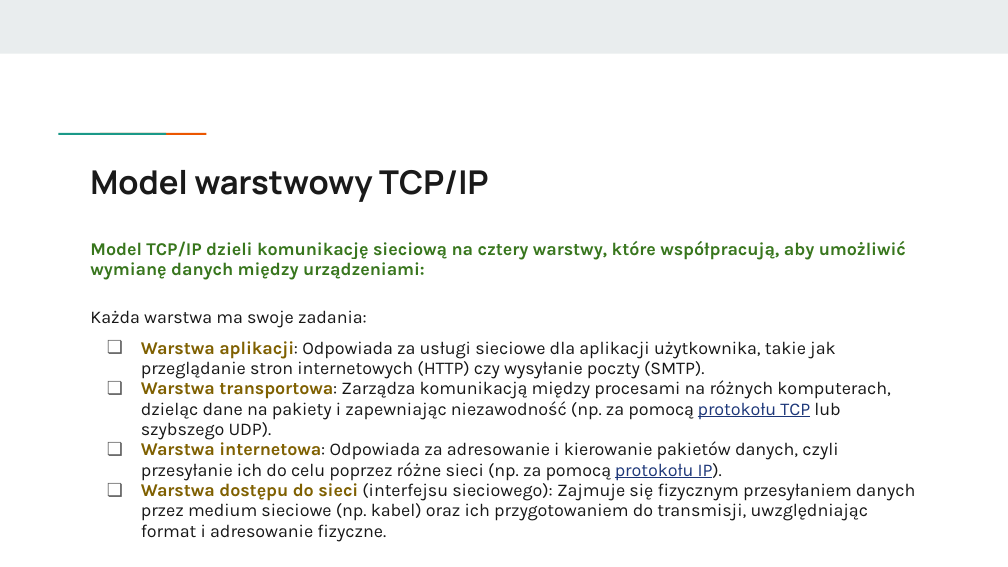
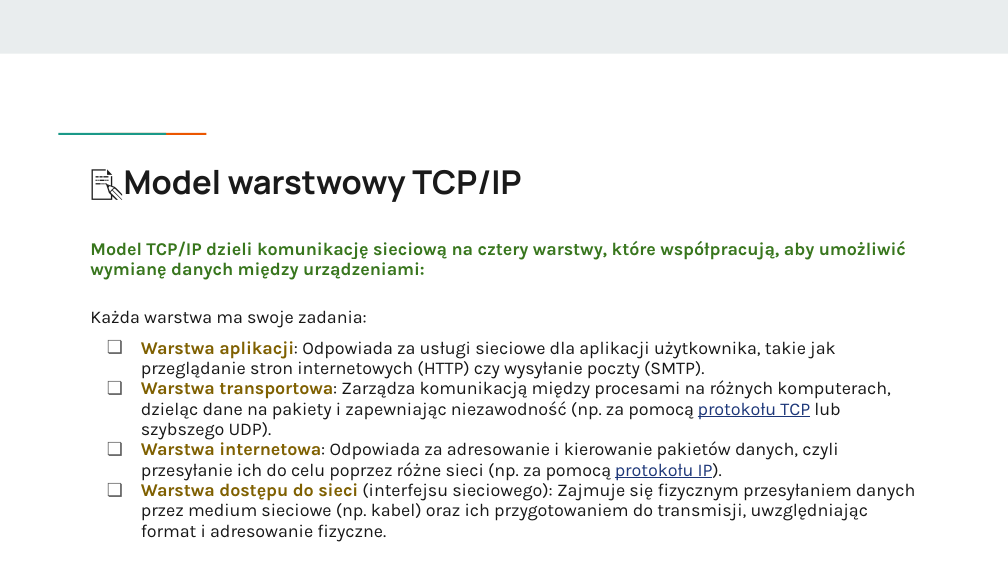
Before and after one commit to KasiaKasia/PRZEDMIOTY, a slide deck: slide 83 of ZASTOSOWANIE_INFORMATYKI/1A-gr_2/Zastosowanie informatyki - 1A gr. 2.pptx. Drawn at 1008x567 pixels with LibreOffice and Linux fonts; fonts in the diff are those of the drawing. Boxes give left, top, right and bottom in pixels: in the first picture for what was removed or moved away, otherwise in the second. Text is boxed around its words. In the diff, an @@ line names an element or a change of style, - is before the commit and + after.

```diff
--- a/ZASTOSOWANIE_INFORMATYKI/1A-gr_2/Zastosowanie informatyki - 1A gr. 2.pptx
+++ b/ZASTOSOWANIE_INFORMATYKI/1A-gr_2/Zastosowanie informatyki - 1A gr. 2.pptx
@@ title at bbox=[124, 170, 521, 202]: text changed @@
-Model warstwowy TCP/IP
+📝Model warstwowy TCP/IP
```
Also in this commit, not shown: 14 other slides changed, 3 other files.
